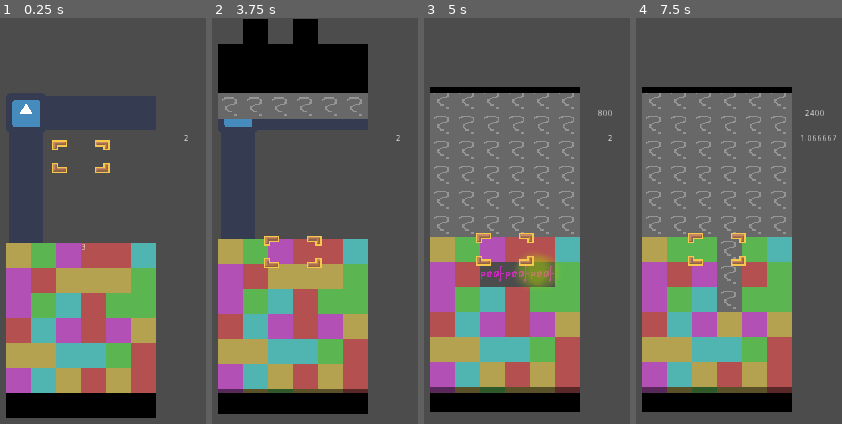
Above: before the commit, frames 1-4 (left to right).
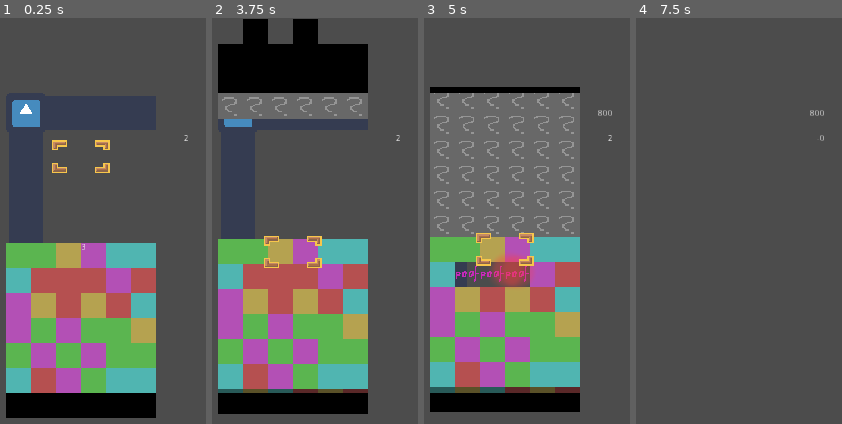
Above: after the commit, the same moments.

Repository: ArtlessAvian/overload
Game: Godot game, scene res://Game/Modes/Marathon.tscn
Two runs of this game, one before a commit and one after it. Both use one fixed random seed, a clock stepped at 60 frames per second and the inputs below. The engine's default icon, where the game draws it, is replaced by a stand-in: a white triangle on a blue panel in a dark square.
Inputs:
- Up to frame 1 (0.25 s): no input
- Up to frame 2 (3.75 s): tap Home (ui_home) every 0.75 s from 0.6 to 3.6 s; tap Enter at 1.25, 2.75 s; tap Space at 2 s
- Up to frame 3 (5 s): tap Home (ui_home) at 4.35 s
- Up to frame 4 (7.5 s): tap Home (ui_home) every 0.75 s from 5.1 to 7.35 s

The runs differ from the first frame. In frame 1, 22% of the frame differs, in the area x 2-76%, y 55-93%; in frame 2, 22%; in frame 3, 22%; in frame 4, 58%, in the area x 2-98%, y 16-98%.

Commit message:
cleaning, random stuff

Diff:
--- a/Game/Blocks.gd
+++ b/Game/Blocks.gd
@@ -2,41 +2,31 @@
 # Always belongs to a board, as a direct child.
 
 # Model
-const faller_scene = preload("res://Game/Faller.tscn");
-const exploder_scene = preload("res://Game/Exploder.tscn");
-const explode_pause = 0.5;
-const explode_frequency = 0.1;
+const FALLER_SCENE = preload("res://Game/Faller.tscn");
+const EXPLODER_SCENE = preload("res://Game/Exploder.tscn");
 
 var board = []; # outer array is the column. inner array is the row.
-var chain_checker = [] # matches board.
 var new_row = [];
-var should_check = false;
-#var next_clear_id = 0;
-#var clearing = []; # id blocks to clearing groups
-#var finish_clearing = []; # ids of blocks to cause fallers
-
-var raise = false;
+var chain_checker = [] # should act in parallel with the board.
+var queue_check = false;
+
+var force_raise = false;
 var fractional_raise = 0;
-var visual_shake = 0; # in pixels
-
+var line_count = 0;
+
+var queue_swap = null;
 var grace = 0;
-var pause = 0;
-
-# Called when the node enters the scene tree for the first time.
+#var pause = 0;
+
 func _ready():
 	#### handle model
-	for col in range(get_parent().board_width):
+	for _col in range(get_parent().board_width):
 		board.append([]);
-#		clearing.append([]);
-		for row in range(get_parent().board_height/2):
-			board[col].append(randi() % get_parent().color_count)
-		new_row.append(randi() % get_parent().color_count)
-
-	# Mirror the board
-	for col in range(len(board)):
 		chain_checker.append([])
-		for row in range(len(board[col])):
-			chain_checker[col].append(1);
+		new_row.append(-1);
+
+	for row in range(get_parent().board_height/2):
+		prepend_line(row == 0)
 
 	grace = $"..".grace_period;
 
@@ -49,9 +39,10 @@
 #	$Cursor.position *= self.cell_size;
 #	$Cursor.position.y *= -1;
 
-func _process(delta):
+func _process(_delta):
 	# handle view.
 	# yeah it updates every frame, whatever.
+	# technically its O(1) :)
 	self.clear()
 	for col in range(get_parent().board_width):
 		for row in range(min(get_parent().board_height, len(board[col]))):
@@ -61,32 +52,18 @@
 	self.position.y = get_parent().board_height/2;
 	self.position.y -= min(1, self.fractional_raise);
 	self.position.y *= self.cell_size.y;
-#	self.position.y += self.visual_shake;
-
-	$Cursor.position = $Cursor.cursor_pos;
-	$Cursor.position += $Cursor.DRAW_OFFSET;
-	$Cursor.position *= self.cell_size;
-	$Cursor.position.y *= -1;
-
-	for faller in $"Fallers".get_children():
-		faller.position.y = faller.faller_y
-		faller.position.y *= self.cell_size.y;
-		faller.position.y *= -1;
-	for exploder in $"Exploders".get_children():
-#		exploder.position.x += 10 * (randf() - 0.5);
-#		exploder.position.y += 10 * (randf() - 0.5);
-		exploder.position.y = exploder.y_offset;
-		exploder.position.y *= self.cell_size.y;
-		exploder.position.y *= -1;
-		pass
 
 func _physics_process(delta):
 	if (Input.is_action_just_pressed("ui_home")):
 		self.receive_garbage(20);
 
-	if (should_check):
+	if (self.queue_swap != null):
+		self.swap(self.queue_swap.x, self.queue_swap.y);
+		self.queue_swap = null;
+
+	if (self.queue_check):
 		self.check();
-		should_check = false;
+		self.queue_check = false;
 
 #	for x in range(len(clearing)):
 #		for y in range(len(clearing[x])-1, -1, -1):
@@ -98,32 +75,37 @@
 	if ($"Exploders".get_child_count() == 0):
 		if self.has_space():
 			if (self.fractional_raise < 1):
-				if raise:
-					self.fractional_raise += delta * $"..".force_raise_speed;
-				else:
-					self.fractional_raise += delta * $"..".rising_speed;
+				self.fractional_raise += delta * \
+					($"..".force_raise_speed if self.force_raise else $"..".rising_speed);
 			else:
-				self.raise = false;
+				self.force_raise = false;
 				self.true_raise()
-				grace = $"..".grace_period;
-		else:
+			grace = $"..".grace_period;
+		else:
+			self.force_raise = false;
 			grace -= delta;
 			if (grace <= 0):
 				$"..".emit_signal("lost");
 				print("i lost")
 				self.set_physics_process(false);
 
+func prepend_line(first = false):
+	for i in range(len(board)):
+#		var block_index = i + self.line_count * self.get_parent().board_width;
+		if (first):
+			new_row[i] = randi() % get_parent().color_count;
+		board[i].push_front(new_row[i]);
+		chain_checker[i].push_front(1);
+		self.line_count += 1;
+		new_row[i] = randi() % get_parent().color_count;
+
 func true_raise():
 #	for col in clearing:
 #		col.pop_back();
 #		col.push_front(-1);
-
-	for i in range(len(board)):
-		board[i].push_front(new_row[i]);
-		chain_checker[i].push_front(1);
-		new_row[i] = randi() % get_parent().color_count;
-
-	self.raise = false;
+	self.prepend_line();
+
+	self.force_raise = false;
 	self.fractional_raise -= 1;
 
 	# Would do self, but then that recurs.
@@ -133,26 +115,22 @@
 	self.check();
 
 func has_space():
+	# Pop trailing empty spaces.
 	for i in range(len(board)):
-		for dummy in range(len(board[i])):
-			if board[i].back() == $"..".EMPTY:
-				board[i].pop_back();
-				chain_checker[i].pop_back();
-			else:
-				break;
+		while not board[i].empty() and board[i].back() == $"..".EMPTY:
+			board[i].pop_back();
+			chain_checker[i].pop_back();
+	# Now there shouldn't be any empty spaces to overcount.
 
 	for array in board:
 		if len(array) >= get_parent().board_height:
 			return false;
-#	for faller in $"Fallers".get_children():
-#		if floor(faller.faller_y) + len(faller.blocks) >= get_parent().board_height:
-#			return false;
 
 	return true
 
 func check():
 	var any_clears = false;
-	var to_clear = [];
+	var to_clear = []; # Consider changing to a set
 	for x in range(len(board)):
 		to_clear.append([]);
 		var the_spread = spread(in_a_row(board[x]))
@@ -161,13 +139,18 @@
 			if (item >= 3):
 				any_clears = true;
 
+	# Assumes there isn't anything to check above the board.
+
 	for y in range(get_parent().board_height):
+		# Build the row
 		var row = [];
 		for x in range(len(board)):
 			if y < len(board[x]):
 				row.append(board[x][y]);
 			else:
 				row.append($"..".EMPTY);
+
+		# Check the row
 		var the_spread = spread(in_a_row(row));
 		for x in range(len(board)):
 			if y < len(board[x]):
@@ -176,39 +159,42 @@
 					any_clears = true;
 
 	if (any_clears):
-		self.raise = false; # cut short any raising
-
-#		self.next_clear_id += 1;
-		var exploder = exploder_scene.instance();
-#		exploder.exploder_id = self.next_clear_id;
-		for x in range(len(board)):
-			for y in range(len(board[x])-1, -1, -1):
-				if (to_clear[x][y]):
-#					self.clearing[x][y] = self.next_clear_id;
-					exploder.set_cell(x, -y-1, self.board[x][y]);
-					self.board[x][y] = $"..".CLEARING;
-					exploder.chain = max(exploder.chain, self.chain_checker[x][y]);
-	#				self.make_faller_column(x, y+1);
-	#				self.board[x].pop_back();
-
-					# Clear neighboring garbage
-					for x_off in range(-1, 2):
-						for y_off in range(-1, 2):
-							if 0 <= x + x_off and x + x_off < len(board):
-								if 0 <= y + y_off and y + y_off < len(board[x+x_off]):
-									if (self.board[x+x_off][y+y_off] == $"..".GARBAGE):
-										exploder.set_cell(x+x_off, -y-y_off-1, self.board[x+x_off][y+y_off]);
-										self.board[x+x_off][y+y_off] = $"..".CLEARING;
-
-		exploder.initialize()
-		$"..".emit_signal("combo", len(exploder.to_explode));
-		$"..".emit_signal("chain", exploder.chain);
-#		print(exploder.position);
-		$Exploders.add_child(exploder);
+		self.do_clears(to_clear)
 
 	for x in range(len(self.chain_checker)):
 		for y in range(len(self.chain_checker[x])):
 			self.chain_checker[x][y] = 1;
+
+func do_clears(to_clear):
+	self.force_raise = false; # cut short any raising
+
+#		self.next_clear_id += 1;
+	var exploder = EXPLODER_SCENE.instance();
+#		exploder.exploder_id = self.next_clear_id;
+	for x in range(len(board)):
+		for y in range(len(board[x])-1, -1, -1):
+			if (to_clear[x][y]):
+#					self.clearing[x][y] = self.next_clear_id;
+				exploder.set_cell(x, -y-1, self.board[x][y]);
+				self.board[x][y] = $"..".CLEARING;
+				exploder.chain = max(exploder.chain, self.chain_checker[x][y]);
+#				self.make_faller_column(x, y+1);
+#				self.board[x].pop_back();
+
+				# Clear neighboring garbage
+				for x_off in range(-1, 2):
+					for y_off in range(-1, 2):
+						if 0 <= x + x_off and x + x_off < len(board):
+							if 0 <= y + y_off and y + y_off < len(board[x+x_off]):
+								if (self.board[x+x_off][y+y_off] == $"..".GARBAGE):
+									exploder.set_cell(x+x_off, -y-y_off-1, self.board[x+x_off][y+y_off]);
+									self.board[x+x_off][y+y_off] = $"..".CLEARING;
+
+	exploder.initialize()
+	$"..".emit_signal("combo", len(exploder.to_explode));
+	$"..".emit_signal("chain", exploder.chain);
+#		print(exploder.position);
+	$Exploders.add_child(exploder);
 
 func make_faller_column(x, y, chain = 1):
 	var column = [];
@@ -232,7 +218,7 @@
 	if len(column) == 0:
 		return;
 
-	var faller = faller_scene.instance();
+	var faller = FALLER_SCENE.instance();
 	faller.faller_x = x;
 	faller.faller_y = y;
 	faller.chain = chain;
@@ -251,9 +237,9 @@
 	shuffle.shuffle();
 
 	for i in range(min(points, len(self.board))):
-		var faller = faller_scene.instance();
+		var faller = FALLER_SCENE.instance();
 		faller.blocks = [];
-		for j in range(points/len(self.board) + int(i < points % len(self.board))):
+		for _j in range(points/len(self.board) + int(i < points % len(self.board))):
 			faller.blocks.append($"..".GARBAGE);
 
 		faller.faller_x = shuffle.pop_back();
@@ -267,9 +253,6 @@
 
 
 func swap(x, y):
-	if not self.is_physics_processing():
-		return
-
 	# Prevent swapping with clearing blocks
 	if y < len(self.board[x]):
 		if self.board[x][y] == 5:
@@ -290,13 +273,13 @@
 	if left_faller == null:
 		if right_faller == null:
 			return;
-		left_faller = faller_scene.instance();
+		left_faller = FALLER_SCENE.instance();
 		left_faller.faller_x = x;
 		left_faller.faller_y = y;
 		$"Fallers".add_child(left_faller);
 		$"Fallers".move_child(left_faller, 0);
 	if right_faller == null:
-		right_faller = faller_scene.instance();
+		right_faller = FALLER_SCENE.instance();
 		right_faller.faller_x = x + 1;
 		right_faller.faller_y = y;
 		$"Fallers".add_child(right_faller);
@@ -342,6 +325,10 @@
 	var out = [];
 	for i in range(len(array)):
 		if (i == len(array)-1 or array[i] >= array[i+1]):
-			for j in range(array[i]):
+			for _j in range(array[i]):
 				out.append(array[i]);
 	return out;
+
+# Parenting
+func get_board():
+	return self.get_parent();
--- a/Game/Board.gd
+++ b/Game/Board.gd
@@ -1,4 +1,5 @@
 extends Node2D
+#warning-ignore-all:unused_signal
 signal lost;
 signal chain;
 signal combo;
@@ -8,6 +9,7 @@
 const GARBAGE = 6;
 const force_raise_speed = 5;
 
+#warning-ignore-all:unused_class_variable
 export (String) var player = "kb";
 
 export (int) var board_width = 6;
--- a/Game/Cursor.gd
+++ b/Game/Cursor.gd
@@ -1,4 +1,5 @@
 extends Sprite
+# Always a direct child of Blocks.
 
 const DRAW_OFFSET = Vector2(1, 0.5);
 var cursor_pos = Vector2(2, 5) # Position of the left
@@ -6,31 +7,37 @@
 func _ready():
 	pass # Replace with function body.
 
-func _process(delta):
-	if (Input.is_action_just_pressed($"../..".player + "_up")):
+func _process(_delta):
+	var player = self.get_board().player;
+
+	if (Input.is_action_just_pressed(player + "_up")):
 		self.cursor_up();
-	if (Input.is_action_just_pressed($"../..".player + "_down")):
+	if (Input.is_action_just_pressed(player + "_down")):
 		self.cursor_down();
-	if (Input.is_action_just_pressed($"../..".player + "_left")):
+	if (Input.is_action_just_pressed(player + "_left")):
 		self.cursor_left();
-	if (Input.is_action_just_pressed($"../..".player + "_right")):
+	if (Input.is_action_just_pressed(player + "_right")):
 		self.cursor_right();
-	if (Input.is_action_just_pressed($"../..".player + "_swap")):
+	if (Input.is_action_just_pressed(player + "_swap")):
 		self.cursor_swap();
-	if (Input.is_action_just_pressed($"../..".player + "_swap2")):
+	if (Input.is_action_just_pressed(player + "_swap2")):
 		self.cursor_swap();
-	if (Input.is_action_pressed($"../..".player + "_raise")):
-		$"..".raise = true;
-	pass
+	if (Input.is_action_pressed(player + "_raise")):
+		self.get_blocks().force_raise = true;
 
-func _physics_process(delta):
+	self.position = self.cursor_pos;
+	self.position += self.DRAW_OFFSET;
+	self.position *= self.get_parent().cell_size;
+	self.position.y *= -1;
+
+func _physics_process(_delta):
 	pass
 
 func true_raise():
 	self.cursor_up();
 
 func cursor_up():
-	if cursor_pos.y + 1 < $"../..".board_height - int($"..".has_space()):
+	if cursor_pos.y + 1 < self.get_board().board_height - int(self.get_blocks().has_space()):
 		cursor_pos.y += 1;
 
 func cursor_down():
@@ -42,8 +49,15 @@
 		cursor_pos.x -= 1;
 
 func cursor_right():
-	if cursor_pos.x + 1 < $"../..".board_width - 1:
+	if cursor_pos.x + 1 < self.get_board().board_width - 1:
 		cursor_pos.x += 1;
 
 func cursor_swap():
-	$"..".swap(cursor_pos.x, cursor_pos.y);
+	self.get_blocks().queue_swap = cursor_pos;
+
+# Parenting
+func get_blocks():
+	return self.get_parent();
+
+func get_board():
+	return self.get_blocks().get_board();
--- a/Game/Exploder.gd
+++ b/Game/Exploder.gd
@@ -1,8 +1,9 @@
 extends TileMap
+# Always a child of a child of Blocks
+
 # Kinda RAII?
 
 var y_offset = 0;
-var exploder_id;
 var to_explode = [];
 var to_explode_copy = [];
 var time = 0;
@@ -16,7 +17,7 @@
 	to_explode_copy = to_explode.duplicate(false)
 	to_explode.invert();
 	effects.append($"Particles2D");
-	for i in range(len(to_explode)-1):
+	while len(effects) <= len(to_explode)-1:
 		var temp = $"Particles2D".duplicate();
 		effects.append(temp);
 		self.add_child(temp);
@@ -42,7 +43,9 @@
 func _physics_process(delta):
 	time += delta;
 	if len(to_explode) != 0:
-		while (time >= $"../../..".explode_interval):
+		# TODO: Move to process
+		# Physics Process should only handle the model.
+		while time >= $"../../..".explode_interval and not to_explode.empty():
 			time -= $"../../..".explode_interval;
 			var thing = to_explode.pop_back();
 			var color = get_cellv(thing);
@@ -65,24 +68,17 @@
 		if (time >= $"../../..".explode_pause):
 			for block in to_explode_copy:
 				var y = -block.y-1 + y_offset;
-#				print($"../..".board[block.x][y])
-				assert($"../..".board[block.x][y] == $"../../..".CLEARING);
-				$"../..".make_faller_column(block.x, y+1, chain + 1);
+				assert(self.get_blocks().board[block.x][y] == $"../../..".CLEARING);
+				self.get_blocks().make_faller_column(block.x, y+1, chain + 1);
 
-#				var overhang = false
-#				for i in range(y+1, len($"../..".board[block.x])):
-#					if $"../..".board[block.x][i] in [5, -1]:
-#						overhang = true;
-#						break;
-#				if overhang:
-				$"../..".board[block.x][y] = get_cellv(block);
-				$"../..".chain_checker[block.x][y] = chain+1;
-#				else:
-#					$"../..".board[block.x].remove(y);
-#					$"../..".chain_checker[block.x].remove(y);
-#				$"../..".board[block.x][-block.y-1] = 3;
-#			$"../..".finish_clearing.append(self.exploder_id);
+				self.get_blocks().board[block.x][y] = get_cellv(block);
+				self.get_blocks().chain_checker[block.x][y] = chain+1;
+
 			self.queue_free();
 
 func true_raise():
 	y_offset += 1;
+
+# Parenting
+func get_blocks():
+	return $"../..";
--- a/Game/Faller.gd
+++ b/Game/Faller.gd
@@ -1,4 +1,6 @@
 extends TileMap
+# Always a child of a child of Blocks.
+
 # Fallers are groups of blocks traveling together.
 # While falling, they may not be swapped. No bullshitting with that lmao.
 # Theres no hovering like in a certain other game, for simplicity.
@@ -15,45 +17,49 @@
 		self.set_cell(faller_x, -j-1, blocks[j]);
 		assert(blocks[j] != 5);
 
+func _process(_delta):
+	self.position.y = self.faller_y
+	self.position.y *= self.get_blocks().cell_size.y;
+	self.position.y *= -1;
+
 func _physics_process(delta):
 #	if len(blocks) == 0:
 #		self.queue_free();
 #		return;
 
-	faller_y -= delta * $"../../..".faller_speed;
+	faller_y -= delta * self.get_board().faller_speed;
 	# Collide
+	var column = self.get_blocks().board[faller_x];
+	if faller_y <= len(column):
+		if ceil(faller_y) - 1 < 0 or column[ceil(faller_y) - 1] != $"../../..".EMPTY:
+			# Has colldied
+			place_in_column(ceil(faller_y));
+			# Cleanup and destroy
+			self.get_blocks().queue_check = true;
+#			get_parent().remove_child(self);
+			self.queue_free();
+
+func place_in_column(y):
 	var column = $"../..".board[faller_x];
-	if faller_y <= len(column):
-#		if true:
-		if ceil(faller_y) - 1 < 0 or column[ceil(faller_y) - 1] != -1: # if the below tile is not an overhang, keep going.
-#			while (ceil(faller_y) < len(column) and not column[ceil(faller_y)-1] in [5, -1]):
-#				faller_y += 1;
+	var chain_column = $"../..".chain_checker[faller_x];
+	# Adjust the Y value
 
-			var chain_column = $"../..".chain_checker[faller_x];
-			for y in range(len(blocks)):
-				if ceil(faller_y + y) >= len(column):
-					column.append(blocks[y])
-					chain_column.append(chain);
-				else:
-					column[ceil(faller_y + y)] = blocks[y];
-					chain_column[ceil(faller_y+y)] = chain;
-#		if faller_y < 0 or (column[floor(faller_y)] != -1):
-#			# Walk up until a -1 or the end of the array is found.
-#			var insertion = max(0,floor(faller_y));
-#			while insertion != len(column) and column[insertion] == -1:
-#				insertion += 1;
-#			# Add to the board, then remove
-#			if insertion == len(column):
-#				for y in range(len(blocks)):
-#					column.append(blocks[y]);
-#			else:
-#				for y in range(len(blocks)):
-#					column[y + insertion] = blocks[y];
-#			while column.back() == 5:
-#				column.pop_back();
-			$"../..".should_check = true;
-			get_parent().remove_child(self);
-			self.queue_free()
+	y = max(y, 0); # oof
+
+	# There is a possibility that the faller could tunnel so hard
+	# that it passes through a whole set of blocks and into some empty section.
+	while (y < len(column)) and (column[y] != self.get_board().EMPTY):
+		# March upwards
+		y += 1;
+
+	for index in range(len(blocks)):
+		if y + index >= len(column):
+			column.append(blocks[index])
+			chain_column.append(chain);
+		else:
+			assert(column[y + index] == self.get_board().EMPTY);
+			column[y + index] = blocks[index];
+			chain_column[y + index] = chain;
 
 func intersects(x, y):
 	if x != self.faller_x:
@@ -66,3 +72,10 @@
 
 func true_raise():
 	faller_y += 1;
+
+# Parents:
+func get_blocks():
+	return $"../..";
+
+func get_board():
+	return $"../../..";
--- a/Game/Modes/Marathon.gd
+++ b/Game/Modes/Marathon.gd
@@ -18,11 +18,11 @@
 	$"Board/Blocks".set_process(true);
 	$"Board/Blocks".set_physics_process(true);
 
-func _process(delta):
+func _process(_delta):
 	$Grace.text = str($"Board/Blocks".grace);
 
 func _on_Board_chain(chain):
-	for i in range(chain - len(chains)):
+	while len(chains) <= chain-1:
 		chains.append(0);
 	chains[chain - 1] += 1;
 	print(chains)
@@ -30,7 +30,7 @@
 	$Points.text = str(points);
 
 func _on_Board_combo(combo):
-	for i in range(combo - 2 - len(combos)):
+	while len(combos) <= combo-3:
 		combos.append(0);
 	combos[combo - 3] += 1;
 	print(combos)
--- a/Misc/RandomPusher.gd
+++ b/Misc/RandomPusher.gd
@@ -1,6 +1,6 @@
 extends Node
 
-func _physics_process(delta):
+func _physics_process(_delta):
 	if (randf() > 0.9):
 		Input.action_press("rand_down");
 	elif (randf() > 0.9):
--- /dev/null
+++ b/Misc/Stress Test.tscn
@@ -0,0 +1,35 @@
+[gd_scene load_steps=2 format=2]
+
+[ext_resource path="res://Game/Board.tscn" type="PackedScene" id=1]
+
+[node name="Stress Test" type="Node2D"]
+
+[node name="Board" parent="." instance=ExtResource( 1 )]
+position = Vector2( 120, 240 )
+player = "rand"
+
+[node name="Board2" parent="." instance=ExtResource( 1 )]
+position = Vector2( 360, 240 )
+player = "rand"
+
+[node name="Board3" parent="." instance=ExtResource( 1 )]
+position = Vector2( 600, 240 )
+player = "rand"
+
+[node name="Board4" parent="." instance=ExtResource( 1 )]
+position = Vector2( 840, 240 )
+player = "rand"
+
+[node name="Board5" parent="." instance=ExtResource( 1 )]
+position = Vector2( 1080, 240 )
+player = "rand"
+
+[node name="Board6" parent="." instance=ExtResource( 1 )]
+position = Vector2( 280, 640 )
+rotation = 1.5708
+player = "rand"
+
+[node name="Board7" parent="." instance=ExtResource( 1 )]
+position = Vector2( 900, 640 )
+rotation = 1.5708
+player = "rand"
--- a/project.godot
+++ b/project.godot
@@ -22,6 +22,10 @@
 [autoload]
 
 RandomPusher="*res://Misc/RandomPusher.gd"
+
+[debug]
+
+gdscript/warnings/treat_warnings_as_errors=true
 
 [display]
 
Not shown, removed: Assets/.BoardMask.png-autosave.kra
